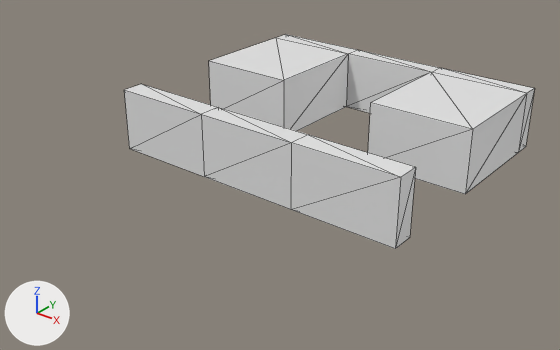
What one commit did to the OBJ model Assets/Models/Remade Models/BeginningMaze.obj.
Rendered twice from a 50 mm lens placed at (43.1, 68.2, 33.4), pointed at (-0.1, 122.2, 0.0). Lighting does not change. The marker at lower left points along +X, +Y and +Z. Mesh edges are drawn as thin lines. Where no turn or scale is listed for an object, it has been applied to the vertices.
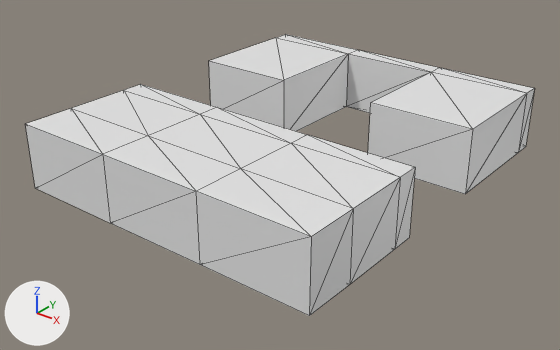
The newer file is also turned or shifted as a whole; pictures and numbers use the older file's frame.

Changed parts and their boxes (x1, y1, x2, y2) in the pictures (560 x 350 px):
```json
{"object": "Cube", "change": "reshaped", "before": [124, 34, 535, 249], "after": [25, 34, 535, 316], "on screen": "24% wider, 31% taller"}
{"part": 1, "of": "me_cube", "change": "built on", "before": [124, 84, 416, 249], "after": [25, 84, 415, 316]}
```

Edits to the scene script, one JSON object a line:
```json
{"block": "me_cube", "where": "# used by ob_cube; location = (0.0, 0.0, 0.0)"}
{"op": "remove", "block": "me_cube", "code": "me_cube.from_pydata(...)  # 40 vertices, 72 faces; spans x -16.2..16.2, y 116.9..143.6, z 0.1..6.7"}
{"op": "add", "block": "me_cube", "code": "me_cube.from_pydata(...)  # 56 vertices, 104 faces; spans x -16.2..16.2, y 105.2..143.6, z 0.1..6.7"}
{"block": "me_cube", "change": "me_cube part 1"}
{"block": "me_cube", "change": "6 faces are deleted"}
{"block": "me_cube", "change": "8 vertices in x -16.2..16.2, y 119.3, z 0.1..6.7 move by (0.0, -0.1, 0.0)"}
{"block": "me_cube", "change": "8 vertices move within x -16.2..16.2, y 116.9, z 0.1..6.7"}
{"block": "me_cube", "change": "8 new vertices lie (0.0, -6.6, 0.0) away from vertices in x -16.2..16.2, y 116.9, z 0.1..6.7"}
{"block": "me_cube", "change": "8 new vertices lie (0.0, -5.1, 0.0) away from vertices in x -16.2..16.2, y 110.3, z 0.1..6.7"}
{"block": "me_cube", "change": "38 new faces join them"}
```
